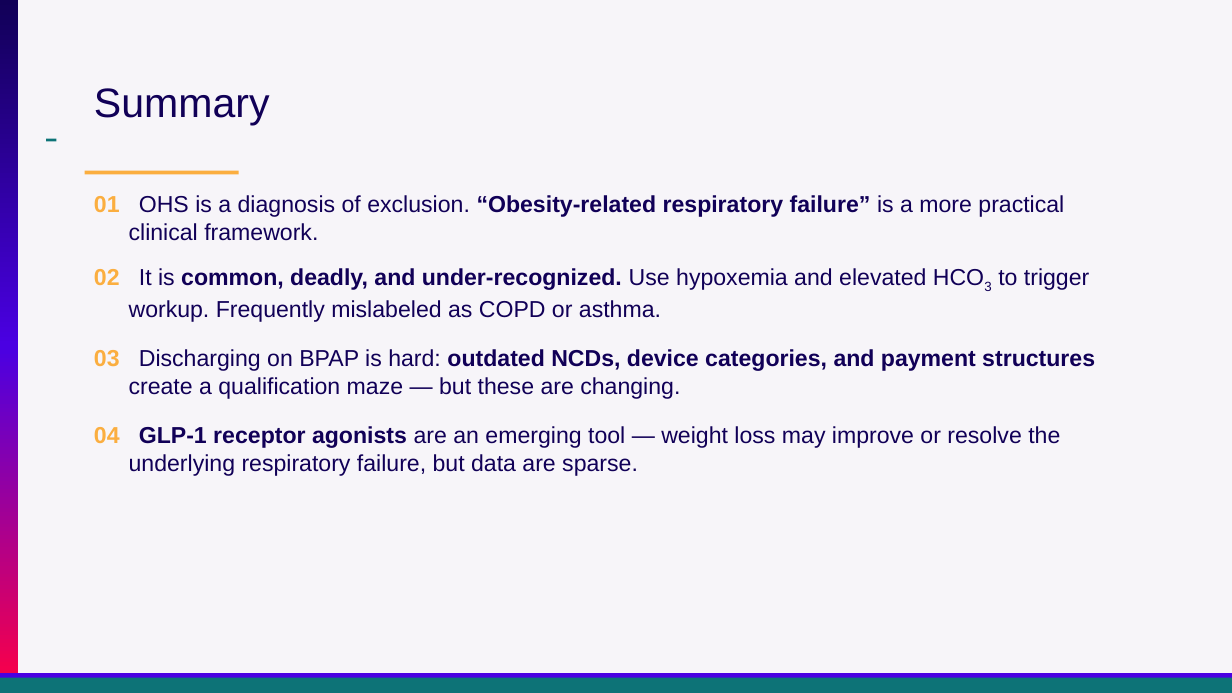
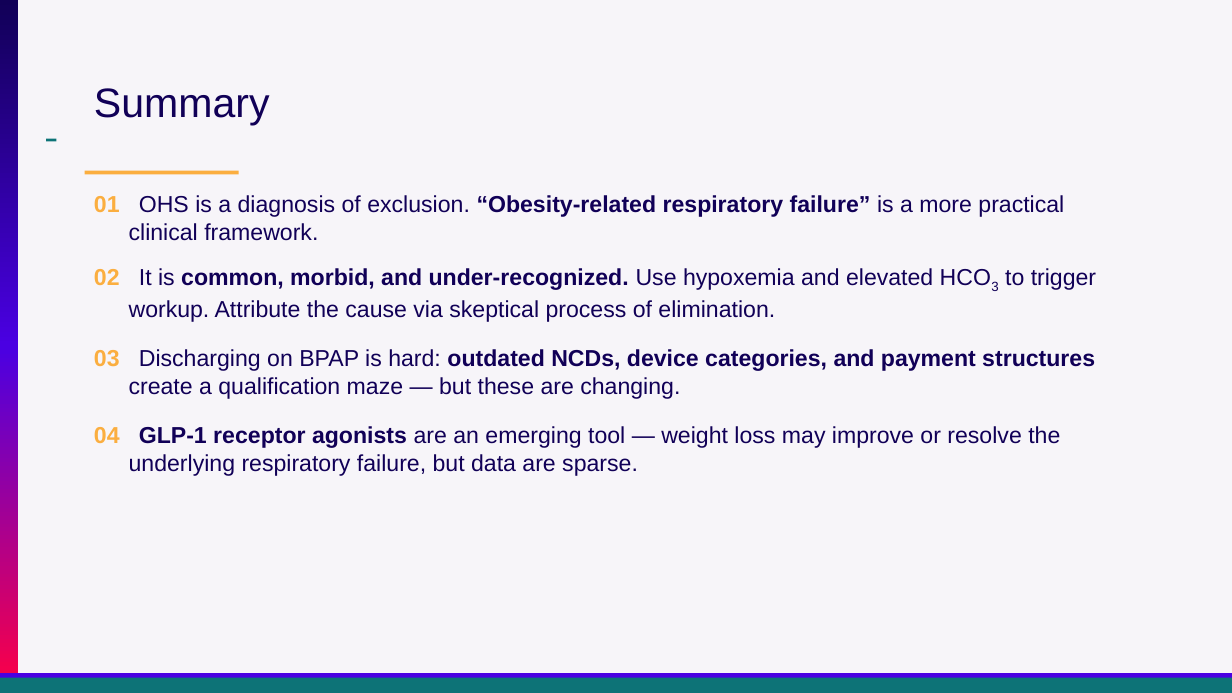
Before and after one commit to reblocke/clinical_talks, a slide deck: slide 39 of archive/Presentations/Locke Utah ACP OHS 2026.pptx. Drawn at 1232x693 pixels with LibreOffice and Linux fonts; fonts in the diff are those of the drawing. Boxes give left, top, right and bottom in pixels: in the first picture for what was removed or moved away, otherwise in the second. Text is boxed around its words. In the diff, an @@ line names an element or a change of style, - is before the commit and + after.

```diff
--- a/archive/Presentations/Locke Utah ACP OHS 2026.pptx
+++ b/archive/Presentations/Locke Utah ACP OHS 2026.pptx
@@ text at (94, 268, 1096, 322): text changed @@
-02 It is common, deadly, and under-recognized. Use hypoxemia and elevated HCO3 to trigger workup. Frequently mislabeled as COPD or asthma.
+02 It is common, morbid, and under-recognized. Use hypoxemia and elevated HCO3 to trigger workup. Attribute the cause via skeptical process of elimination.
```
Also in this commit, not shown: 25 other slides changed, 8 slides added, 7 slides removed, 1 other file.
